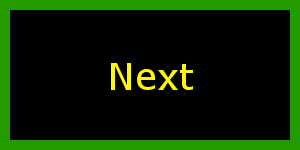
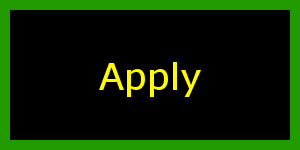
Layered file, before and after one edit (300 x 150). Changes by layer:
added layer "Apply" above "Options" over [left=99, top=62, right=201, bottom=97]
hid "Next" over [left=111, top=63, right=193, bottom=90]
